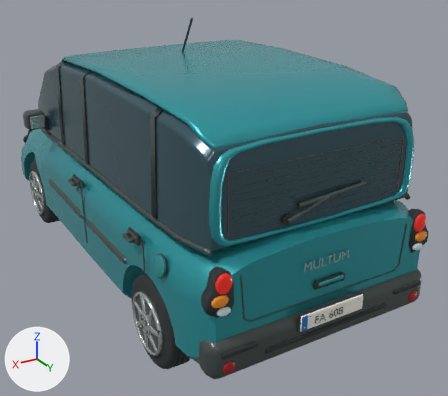
Renders of the Blender file source_blender/Multum.blend from each side of a commit.
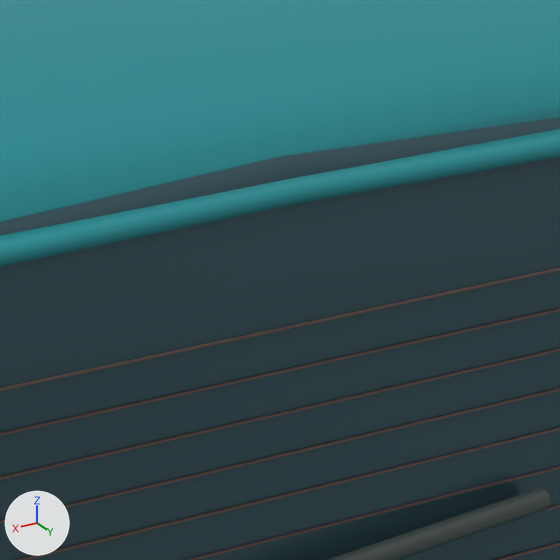
Each version is shown whole from a 50 mm lens placed at (2.226, 4.474, 2.666), pointed at (-0.254, 0.34, 0.599), then close up on the part from 61% to 82% of the width and 25% to 49% of the height. Arrows for +X, +Y and +Z are at lower left; the lights stay in place. The last two pictures show the newer version.

In view in the first close-up: 'Painted rear window surround', 'Panoramic glasshouse', 'Rear window heater trace.003', 'Rear window heater trace.004', 'Rear window heater trace.005', 'Rear window heater trace.006', 'Rear window heater trace.007', 'Rear window heater trace.008', 'Rear wiper blade rail', 'Rounded roof skin' and 2 more.
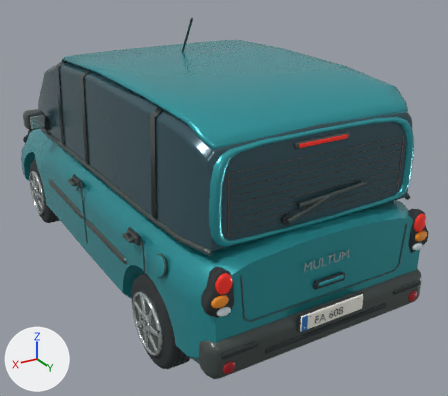
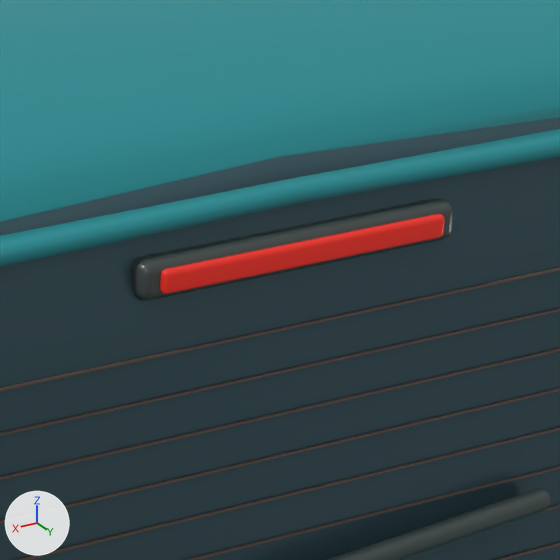
Where the change shows, as pixel boxes (x1, y1, x2, y2) in the close-ups (560 x 560 px):
'Centre brake lamp', added (red)
    after: (160, 214, 445, 294)
'Centre stop light housing', added
    after: (130, 198, 453, 301)

The change, as a list of edits to the scene's bpy script:
```text
Add me_cube_069_1:
    me_cube_069_1.from_pydata(...)  # 96 vertices, 98 faces; spans x -0.176..0.176, y -0.006..0.006, z -0.012..0.012
    me_cube_069_1.materials.append(mat_tail_lamp)  # red #e12c21, glowing red #e12c21
Add me_cube_068_1:
    me_cube_068_1.from_pydata(...)  # 96 vertices, 98 faces; spans x -0.198..0.198, y -0.016..0.016, z -0.02..0.02
    me_cube_068_1.materials.append(mat_graphite_trim)  # dark grey #4d5755
Add ob_centre_brake_lamp:
    ob_centre_brake_lamp = bpy.data.objects.new('Centre brake lamp', me_cube_069_1)
    ob_centre_brake_lamp.parent = ob_fait_multum
    ob_centre_brake_lamp.location = (0.0, 1.871, 1.571)
Add ob_centre_stop_light_housing:
    ob_centre_stop_light_housing = bpy.data.objects.new('Centre stop light housing', me_cube_068_1)
    ob_centre_stop_light_housing.parent = ob_fait_multum
    ob_centre_stop_light_housing.location = (0.0, 1.854, 1.571)
```
